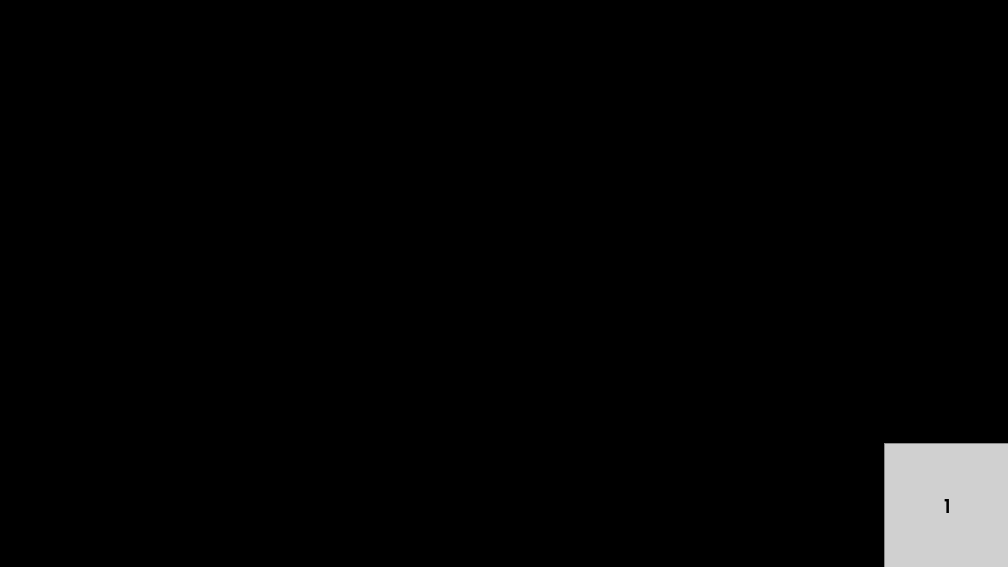
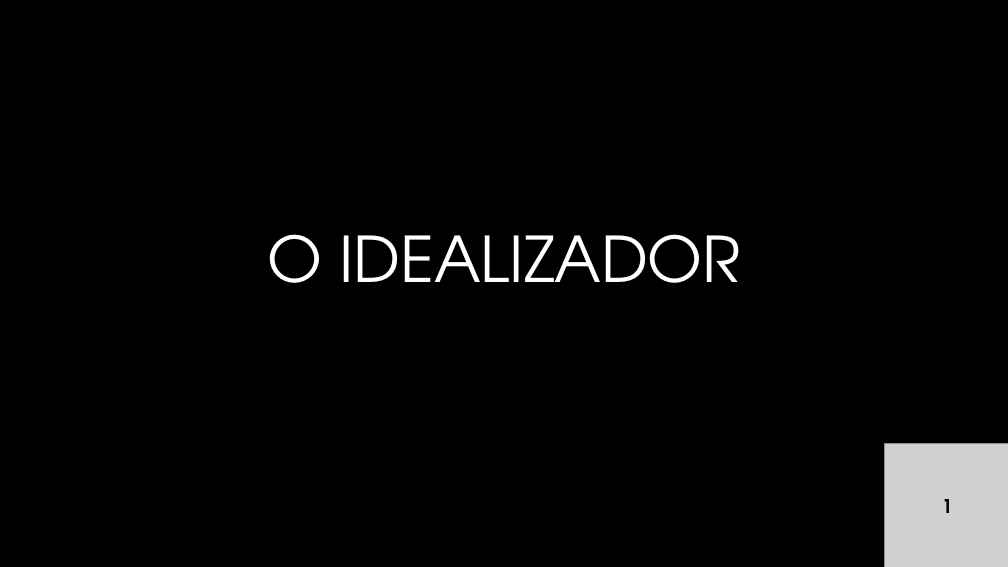
Before and after one commit to rafaelcavalieri/GalleryApp, a slide deck: slide 2 of docs/apresentação tcc.pptx. Drawn at 1008x567 pixels with LibreOffice and Linux fonts; fonts in the diff are those of the drawing; grey boxes stand for pictures; background and template pictures are left out. Boxes give left, top, right and bottom in pixels: in the first picture for what was removed or moved away, otherwise in the second. Text is boxed around its words. In the diff, an @@ line names an element or a change of style, - is before the commit and + after.

```diff
--- a/docs/apresentação tcc.pptx
+++ b/docs/apresentação tcc.pptx
@@ title added at [267, 234, 741, 283], 60 pt, text #FFFFFF @@
+O IDEALIZADOR
```
Also in this commit, not shown: 1 other slide changed, 5 slides added, 2 other files.
